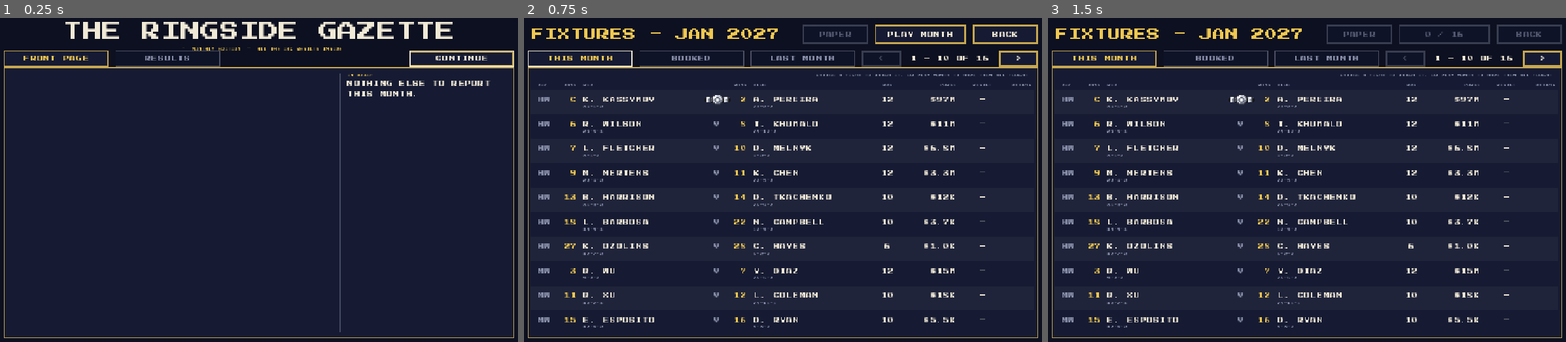
Above: before the commit, frames 1-3 (left to right).
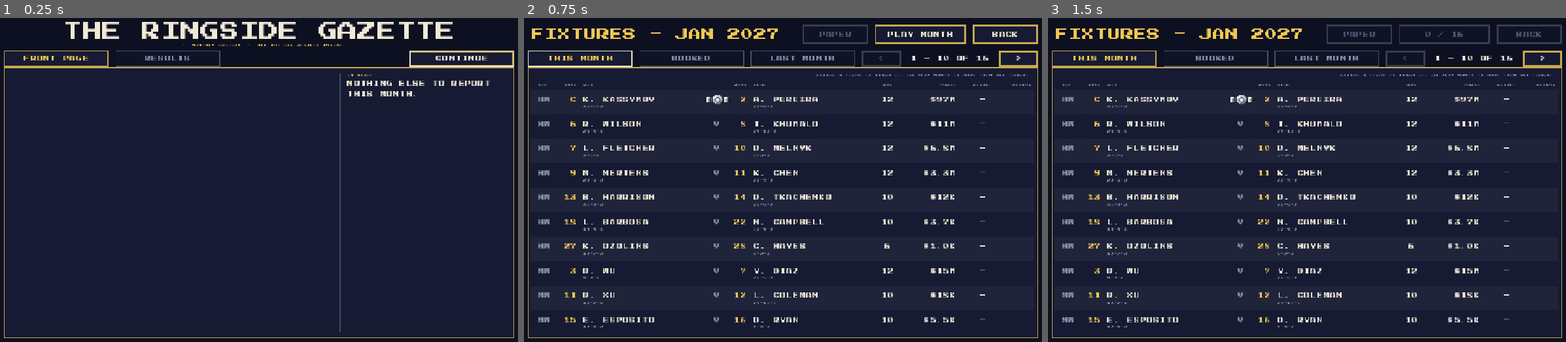
Above: after the commit, the same moments.

Repository: badgersoft/IBM27
Game: Godot game, scene res://scenes/newspaper.tscn
Same seed, same stepped clock (60 frames per second), same inputs: the game is played once before the commit and once after it. This scene is started directly instead of the project's main scene.
Inputs:
- Up to frame 1 (0.25 s): no input
- Up to frame 2 (0.75 s): click "CONTINUE" at 0.5 s
- Up to frame 3 (1.5 s): click "PLAY MONTH" at 1.25 s

The runs differ from the first frame. In frame 1, 0.2% of the frame differs, in the area x 35-66%, y 8-11%; in frame 2, nothing differs; in frame 3, nothing differs.

Commit message:
0.1.18: More room under the Ringside Gazette date line
The date line moves up from y 64 to 56, midway between the masthead and
the tabs.

Co-Authored-By: Claude Opus 5.5 <noreply@anthropic.com>
Claude-Session: https://claude.ai/code/session_01PF6KKrB4uHprcLjw7ppdzy

Diff:
--- a/project.godot
+++ b/project.godot
@@ -12,7 +12,7 @@
 
 config/name="International Boxing Manager 2027"
 config/description="An ode to 1985's Barry McGuigan World Championship Boxing. By Badger-soft."
-config/version="0.1.17"
+config/version="0.1.18"
 run/main_scene="res://scenes/main_menu.tscn"
 config/features=PackedStringArray("4.7", "GL Compatibility")
 boot_splash/bg_color=Color(0.051, 0.063, 0.125, 1)
--- a/scripts/ui/newspaper_screen.gd
+++ b/scripts/ui/newspaper_screen.gd
@@ -9,7 +9,7 @@
 ##
 ## Layout (1280 x 800 frame):
 ##   y   8  THE RINGSIDE GAZETTE (48 px, centred)
-##   y  64  dateline
+##   y  56  dateline (about midway between the masthead and the tabs)
 ##   y  80  [FRONT PAGE][RESULTS]   [<] 1 - 10 OF 14 [>]       [CONTINUE]
 ##   y 120  page panel (1248 x 664)
 ##
@@ -17,6 +17,7 @@
 
 const FRAME_SIZE := Vector2(1280, 800)
 const PAGE := Rect2(16, 120, 1248, 664)
+const DATELINE_Y := 56
 const TAB_Y := 80
 const TAB_SIZE := Vector2(256, 40)
 const TAB_GAP := 16
@@ -68,7 +69,7 @@
 	var masthead := UiTheme.label(Newspaper.NAME, UiTheme.HUGE, Palette.UI_TEXT, HORIZONTAL_ALIGNMENT_CENTER)
 	_frame.add_child(UiTheme.place(masthead, 0, 8, FRAME_SIZE.x, UiTheme.HUGE))
 	var dateline := "%s  -  MONTHLY EDITION  -  ALL THE IBC RESULTS INSIDE" % _paper.get("date", "")
-	_frame.add_child(UiTheme.place(UiTheme.label(dateline, UiTheme.CAPTION, Palette.UI_GOLD, HORIZONTAL_ALIGNMENT_CENTER), 0, 64, FRAME_SIZE.x, UiTheme.CAPTION))
+	_frame.add_child(UiTheme.place(UiTheme.label(dateline, UiTheme.CAPTION, Palette.UI_GOLD, HORIZONTAL_ALIGNMENT_CENTER), 0, DATELINE_Y, FRAME_SIZE.x, UiTheme.CAPTION))
 
 	for i in 2:
 		var tab := Button.new()
Binary file changed: docs/screenshots/main_menu.png
Binary file changed: docs/screenshots/newspaper.png
Binary file changed: docs/screenshots/newspaper_results.png
Not shown, changed: CHANGELOG.md
